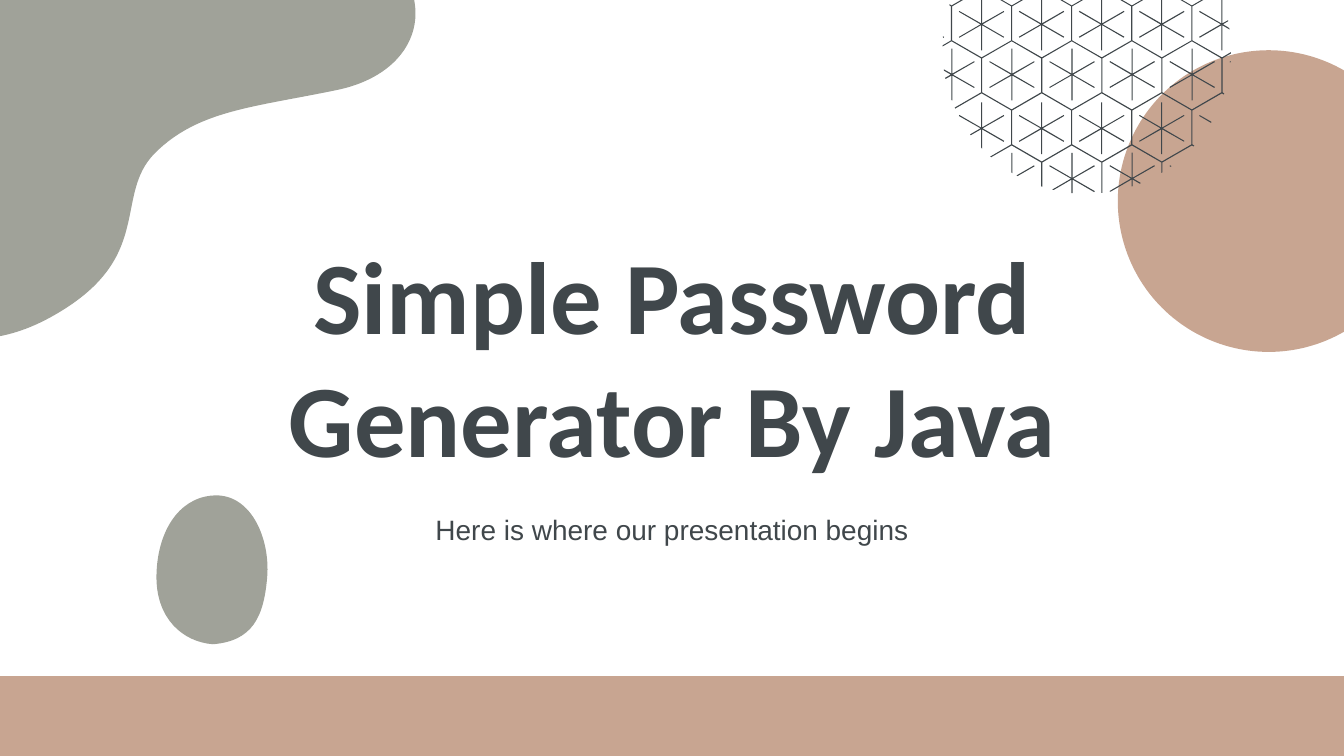
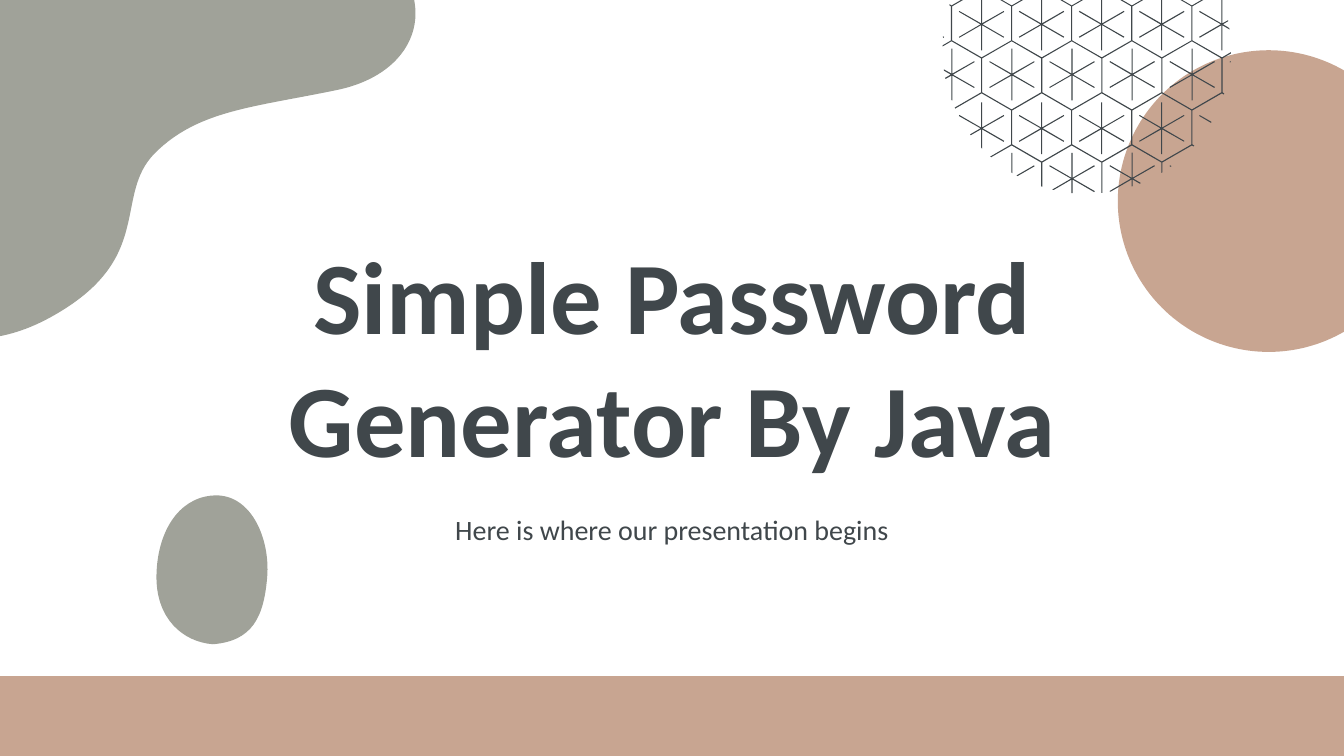
Before and after one commit to Shafat21/DS_Simple_project_with_java, a slide deck: slide 1 of Simple Presentation about this project.pptx. Drawn at 1344x756 pixels with LibreOffice and Linux fonts; fonts in the diff are those of the drawing. Boxes give left, top, right and bottom in pixels: in the first picture for what was removed or moved away, otherwise in the second. Text is boxed around its words. In the diff, an @@ line names an element or a change of style, - is before the commit and + after.

```diff
--- a/Simple Presentation about this project.pptx
+++ b/Simple Presentation about this project.pptx
@@ subtitle "Here is where our presentation ..." at <box>455,520,888,545</box>: font Arial to Calibri @@
```
Also in this commit, not shown: 1 other slide changed, 2 slides added, 2 slides removed, 1 other file.
